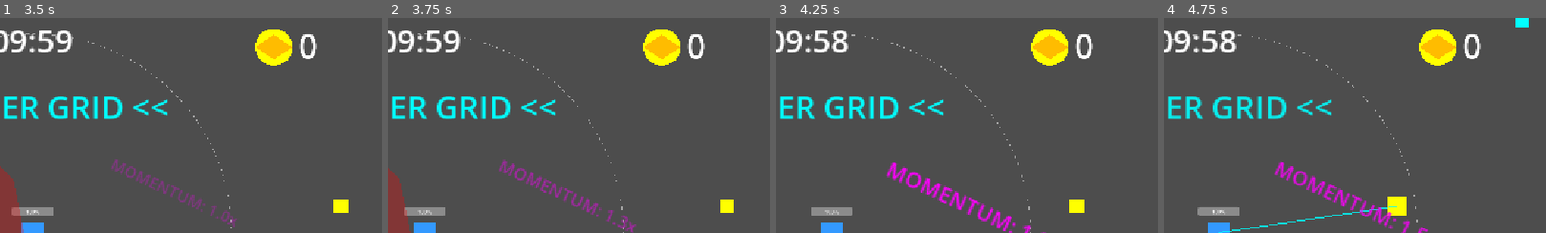
Above: before the commit, frames 1-4 (left to right).
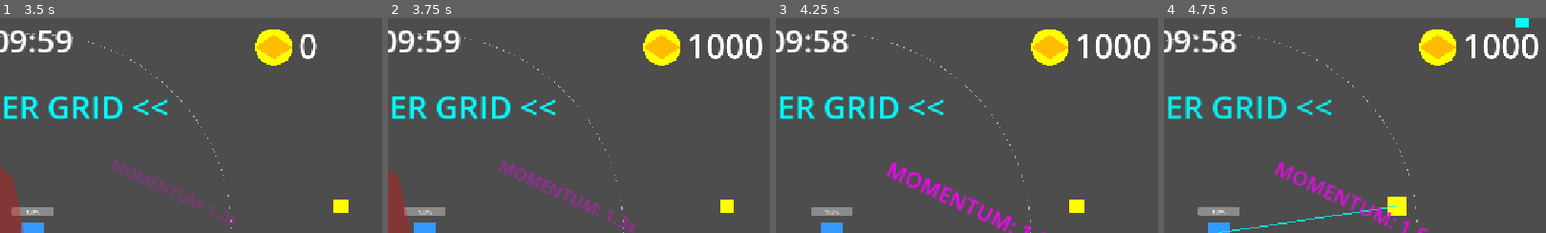
Above: after the commit, the same moments.

Repository: MusTea200/AFKMonsters
Game: Godot game, scene res://MainMenu.tscn
Two runs of this game, one before a commit and one after it. Both use one fixed random seed, a clock stepped at 60 frames per second and the inputs below. The engine's default icon, where the game draws it, is replaced by a stand-in: a white triangle on a blue panel in a dark square.
Inputs (mouse positions are % of the whole screen's width and height, from its top left):
- Up to frame 1 (3.5 s): click "Play" at 0.5 s; click "Play" at 1.25 s; click "CYBER GRID" at 2 s; click "Yeni Döngü (Başla)" at 2.75 s
- Up to frame 2 (3.75 s): tap Enter at 3.5 s; move the mouse to (72, 45) at 3.52 s; hold Right (ui_right) from 3.53 s (still down); tap 1 at 3.6 s; click (72, 45) at 3.67 s
- Up to frame 3 (4.25 s): keep holding Right (ui_right); tap Space at 3.77, 4.07 s
- Up to frame 4 (4.75 s): release Right (ui_right) at 4.25 s; drag from (30, 55) to (58, 65) at 4.27 s
The pictures show only the part of the screen within x 46-96%, y 0-50%; the shares and areas given below are measured in that part.

Frame 1 is identical in both runs. In frame 2, 1.1% of the frame differs, in the area x 78-98%, y 7-20%; in frame 3, 1.1%; in frame 4, 1.1%.

Commit message:
fix(gacha,vending,arena): Implement _populate_tab, secure interaction, add debug cheat
Co-authored-by: MusTea200 <172600404+MusTea200@users.noreply.github.com>

Diff:
--- a/godot_project/Arena.gd
+++ b/godot_project/Arena.gd
@@ -657,3 +657,22 @@
 	var tw = create_tween()
 	tw.tween_property(label, "modulate:a", 0.0, 5.0).set_trans(Tween.TRANS_EXPO)
 	tw.tween_callback(label.queue_free)
+func _unhandled_input(event: InputEvent) -> void:
+	if event is InputEventKey and event.keycode == KEY_1 and event.pressed and not event.echo:
+		if is_instance_valid(player_node):
+			if player_node.has_node("EconomyComponent"):
+				var eco = player_node.get_node("EconomyComponent")
+				eco.add_gold(1000)
+			Global.dongu_parcaciklari += 1000
+			if "otomat_parasi" in Global:
+				Global.otomat_parasi += 1000
+
+			var redzones = get_tree().get_nodes_in_group("redzones")
+			for r in redzones:
+				if is_instance_valid(r) and r.player == player_node: # Inside redzone
+					r.capture_time = r.capture_target
+					r.captured = true
+					if is_instance_valid(r.visual):
+						r.visual.color = Color(0.0, 1.0, 0.0, 0.2)
+					if is_instance_valid(r.vending_machine):
+						r.vending_machine.set_captured()
--- a/godot_project/GachaUI.gd
+++ b/godot_project/GachaUI.gd
@@ -45,6 +45,11 @@
 	# Varsayilan olarak ilk sekme
 	grid = tab.get_node("Weapons").get_node("GridContainer")
 
+	close_btn.pressed.connect(func():
+		get_tree().paused = false
+		queue_free()
+	)
+
 	tab.tab_changed.connect(func(tab_idx: int):
 		if tab_idx == 0: grid = tab.get_node("Weapons").get_node("GridContainer")
 		elif tab_idx == 1: grid = tab.get_node("Pets").get_node("GridContainer")
@@ -69,7 +74,7 @@
 
 	# Flattening ve Dinamik Ihtimal Dagitimi
 	# Kalan esyalarin tierlarina gore temel agirliklari toplayalim
-	var tier_weights = {1: 0.60, 2: 0.25, 3: 0.10, 4: 0.04, 5: 0.01}
+	var tier_weights = {1: 0.60, 2: 0.25, 3: 0.10, 4: 0.04, 5: 0.05}
 	var available_weights = 0.0
 	for i in active_items:
 		var p = grid.get_child(i)
@@ -167,3 +172,25 @@
 	tw.tween_property(p, "scale", Vector2(1.5, 1.5), 0.2).set_trans(Tween.TRANS_BOUNCE)
 	tw.tween_property(p, "scale", Vector2.ONE, 0.3)
 	p.modulate = Color.GREEN # Gecici Yesil
+
+func _populate_tab(tab_node: Node, category: String) -> void:
+	var grid_container = tab_node.get_node("GridContainer")
+	for child in grid_container.get_children():
+		child.queue_free()
+
+	var cat_items = items[category]
+	for i in range(cat_items.size()):
+		var item = cat_items[i]
+		var panel_container = PanelContainer.new()
+		panel_container.custom_minimum_size = Vector2(180, 120)
+		panel_container.set_meta("category", category)
+		panel_container.set_meta("item_index", i)
+		panel_container.set_meta("level", 0)
+
+		var label = Label.new()
+		label.text = item["name"] + "\nTier " + str(item["tier"]) + "\nLvl 0/20"
+		label.horizontal_alignment = HORIZONTAL_ALIGNMENT_CENTER
+		label.vertical_alignment = VERTICAL_ALIGNMENT_CENTER
+		panel_container.add_child(label)
+
+		grid_container.add_child(panel_container)
--- a/godot_project/Global.gd
+++ b/godot_project/Global.gd
@@ -31,6 +31,7 @@
 		current_input_type = InputType.TOUCH
 
 var dongu_parcaciklari: int = 0
+var otomat_parasi: int = 0
 var perm_max_health: float = 100.0
 var perm_starting_damage: float = 25.0
 var base_speed: float = 1200.0
--- a/godot_project/VendingMachine.gd
+++ b/godot_project/VendingMachine.gd
@@ -33,6 +33,8 @@
 	visual.color = Color(0.8, 0.8, 0.8) # Temiz beyaz eşya
 
 func _on_body_entered(body: Node2D) -> void:
+	if not is_captured:
+		return
 	if body.name == "Player" and interact_cooldown <= 0:
 		get_tree().paused = true
 		_open_gacha_shop()
Not shown, changed: godot_project/MEMORY.md
